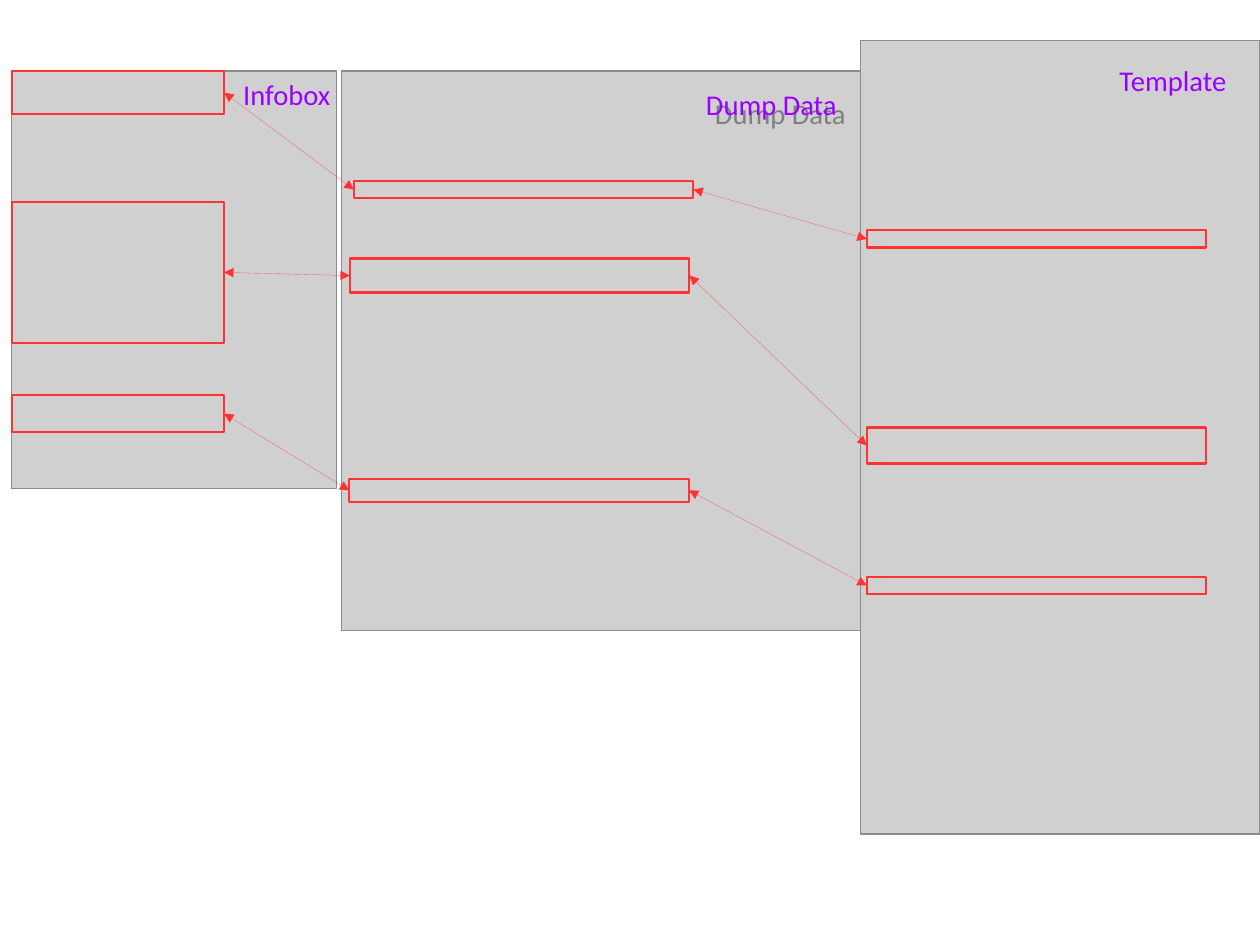
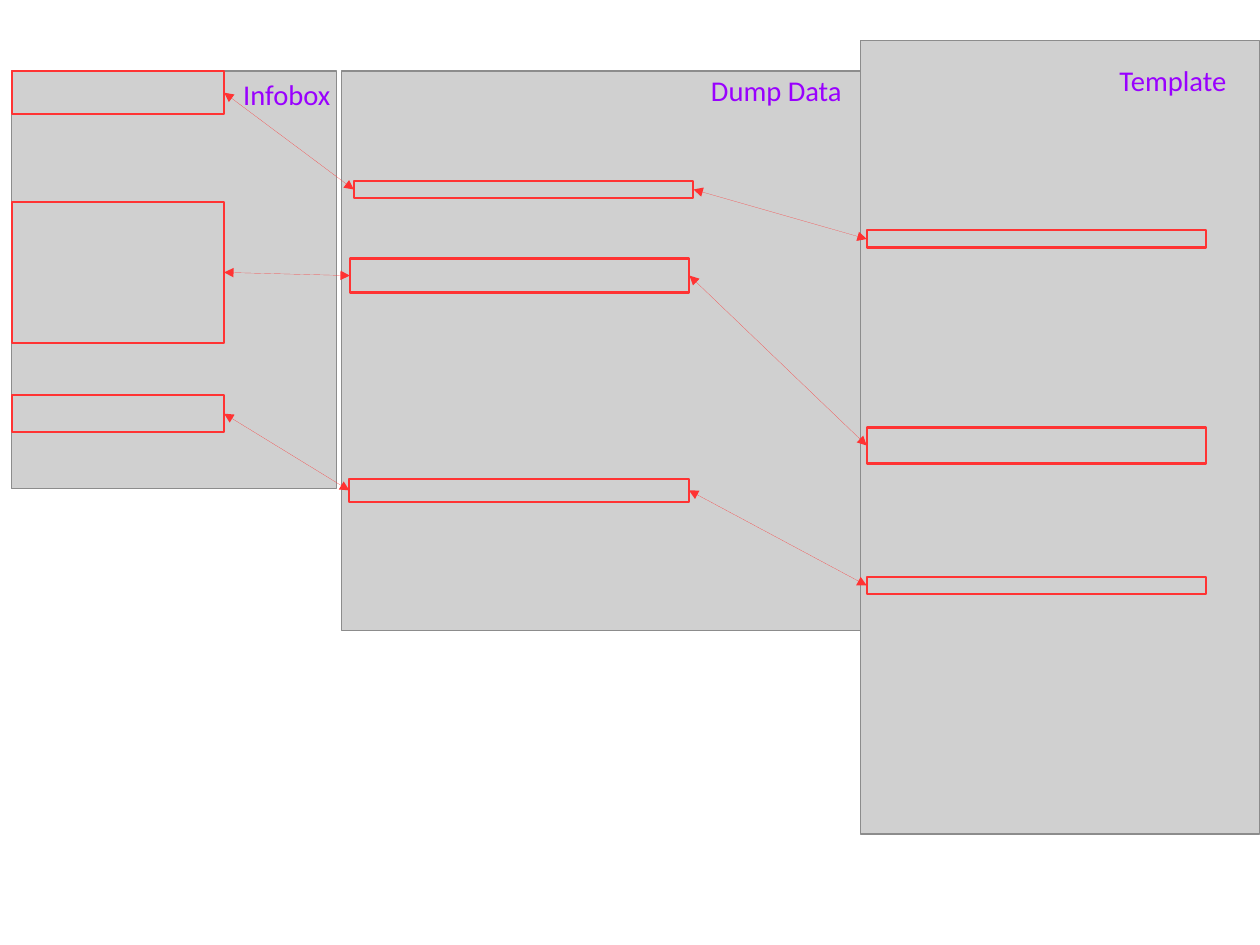
Before and after one commit to Miyayx/Papers, a slide deck: slide 7 of nlpcc/picture/Untitled 2.odp. Drawn at 1260x945 pixels with LibreOffice and Linux fonts; fonts in the diff are those of the drawing; grey boxes stand for pictures. Boxes give left, top, right and bottom in pixels: in the first picture for what was removed or moved away, otherwise in the second. Text is boxed around its words. In the diff, an @@ line names an element or a change of style, - is before the commit and + after.

```diff
--- a/nlpcc/picture/Untitled 2.odp
+++ b/nlpcc/picture/Untitled 2.odp
@@ text "Dump Data" rewrapped from box(715, 96, 837, 129) to box(711, 82, 842, 106) @@
```
Also in this commit, not shown: 1 other file.
